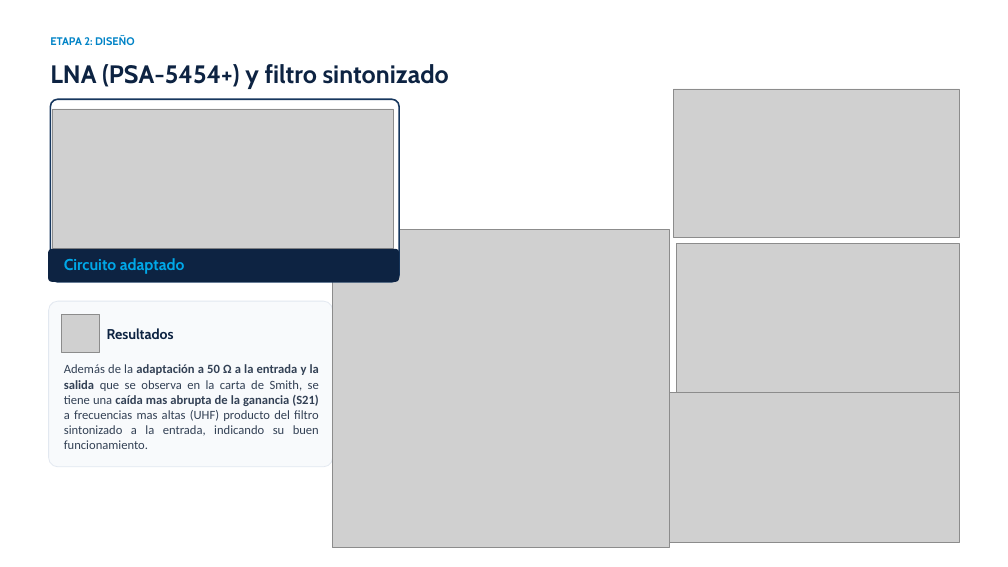
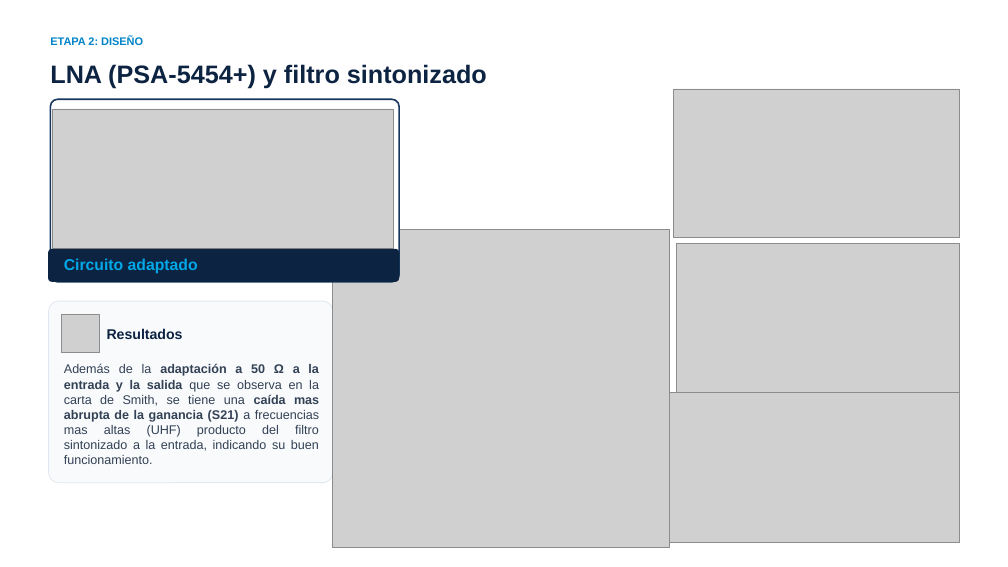
Before and after one commit to marian1911/CUBESAT_Transponder, a slide deck: slide 16 of PI/Presentacion/Presentación de Tesis - Transponder CubeSat.pptx. Drawn at 1008x567 pixels with LibreOffice and Linux fonts; fonts in the diff are those of the drawing; grey boxes stand for pictures. Boxes give left, top, right and bottom in pixels: in the first picture for what was removed or moved away, otherwise in the second. Text is boxed around its words. In the diff, an @@ line names an element or a change of style, - is before the commit and + after.

```diff
--- a/PI/Presentacion/Presentación de Tesis - Transponder CubeSat.pptx
+++ b/PI/Presentacion/Presentación de Tesis - Transponder CubeSat.pptx
@@ font Cabin to Arial in 4 elements at (50, 37, 143, 48), (50, 64, 487, 89), (107, 328, 183, 339), (64, 258, 198, 274) @@
@@ rounded rectangle: place and size @@
-rounded rectangle at (48, 301, 333, 467)
+rounded rectangle at (48, 301, 333, 482)
@@ text "Además de la adaptación a ..." at (64, 364, 319, 464): font Calibri to Arial @@
```
Also in this commit, not shown: 31 other slides changed, 14 slides added, 4 slides removed, 16 other files.
